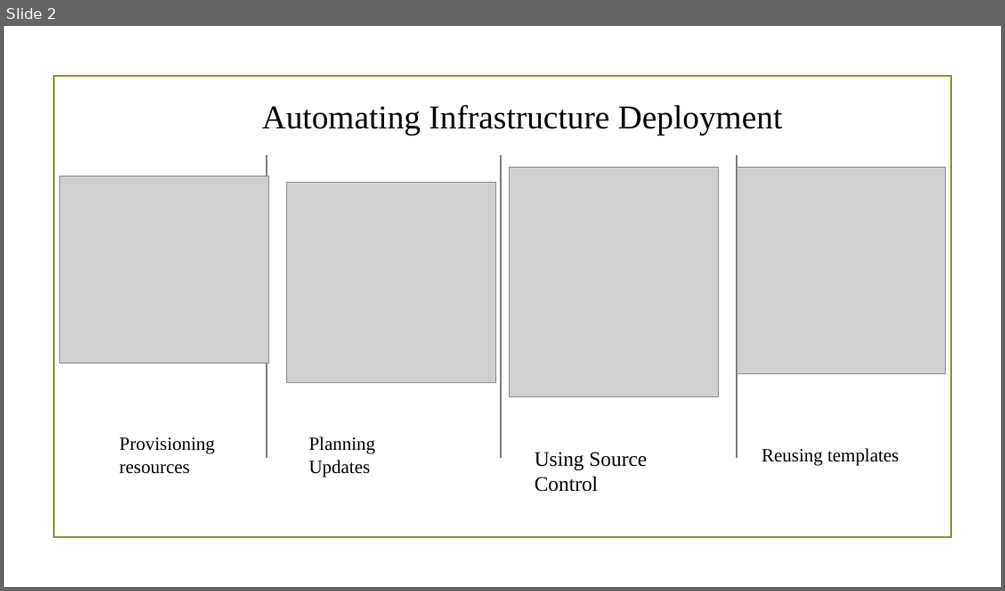
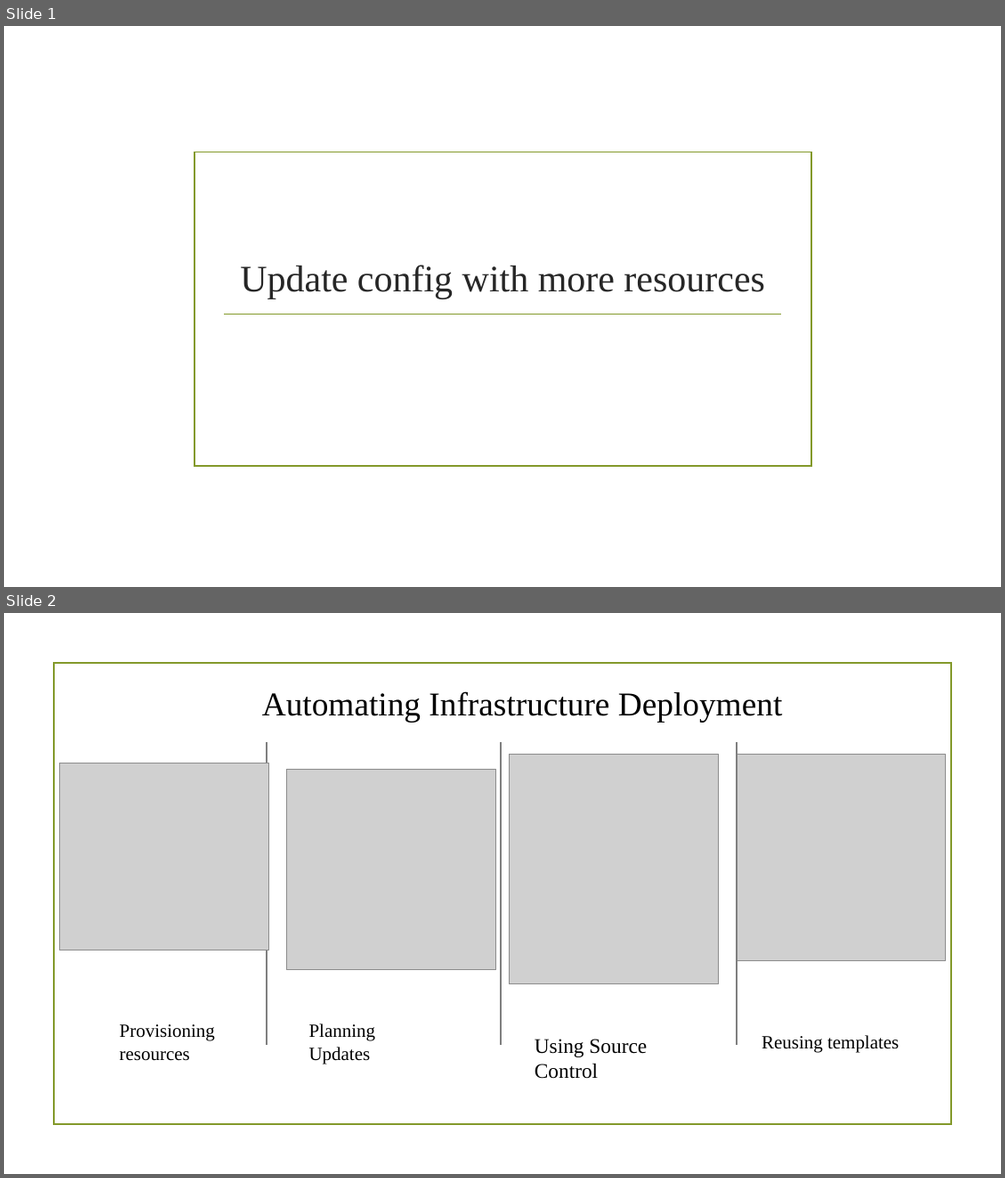
Before and after one commit to fourcomrades/terraform, a slide deck: Day3/Terraform_3.pptx. Shown one above the other, each under a label of ours: slide 2 before the commit, slides 1 and 2 after it. The pictures are 1005x591 and 1005x1178 pixels, drawn with LibreOffice and Linux fonts; fonts in the diff are those of the drawing; grey boxes stand for pictures; background and template pictures are left out. Boxes give left, top, right and bottom in pixels: in the first picture for what was removed or moved away, otherwise in the second. Text is boxed around its words. In the diff, an @@ line names an element or a change of style, - is before the commit and + after.

```diff
--- a/Day3/Terraform_3.pptx
+++ b/Day3/Terraform_3.pptx
@@ slide 1 added at box(4, 26, 1001, 587), background picture (left out) @@
@@ rectangle added at box(194, 152, 811, 466), outline #83992A 1.25 pt @@
@@ title added at box(240, 265, 764, 298), 36 pt, text #262626 @@
+Update config with more resources
@@ line added from (224, 313) to (782, 313), #83992A 1.25 pt @@
```
Also in this commit, not shown: 1 slide removed, 23 other files.
